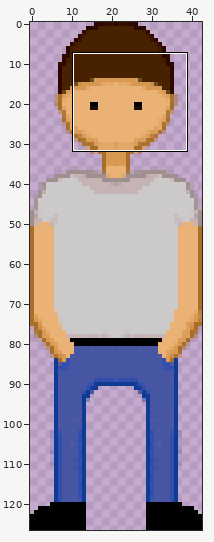
Sprite sheet, stored at assets/player.png. Above: a wide view before the commit, with the close-up outlined.
Close-up. Before:
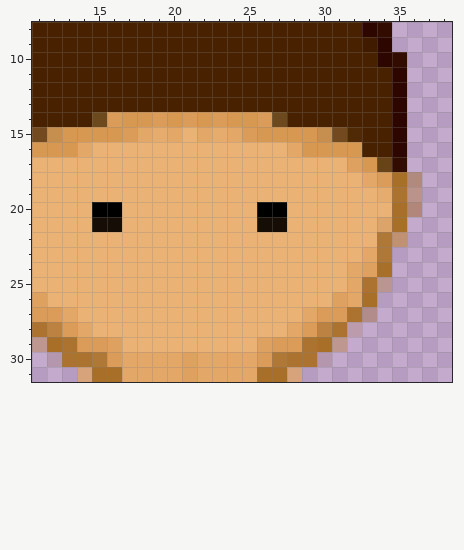
The file is 43x127 pixels. Pixels under 10% opacity are left out. Colours within 5 levels of each other are drawn and written as one. Shown: x 11..38, y 8..31.
And afterwards:
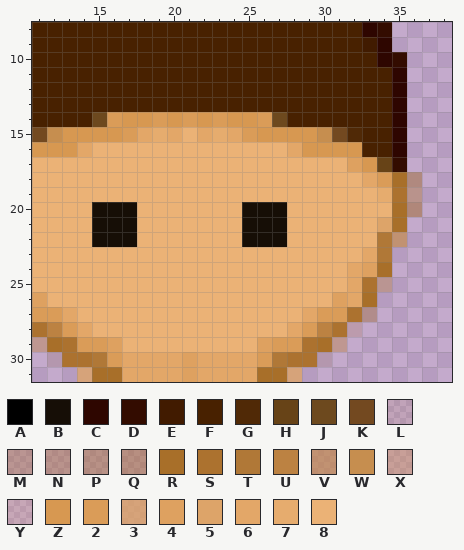
Palette (. is transparent): A #000000  B #160e06  C #2e0600  D #330c00  E #411b00  F #482100  G #502906  H #674317  J #6d491e  K #734920  L #a86f291e  M #a86f295a  N #a86f2964  P #a86f296e  Q #a86f2976  R #a86f29  S #ac722f  T #b07837  U #bc8242  V #c0874bb1  W #c68e4f  X #cd8f4a66  Y #d798512c  Z #d79851  2 #da9c58  3 #dba162c6  4 #dea160  5 #dda469  6 #e3a768  7 #e6ac6e  8 #ebb276
The edit:
Changed rows in their new state; - is an unchanged pixel.
first column x 15:
20 BBB-------BBB
21 --B-------B--
22 BBB-------BBB
